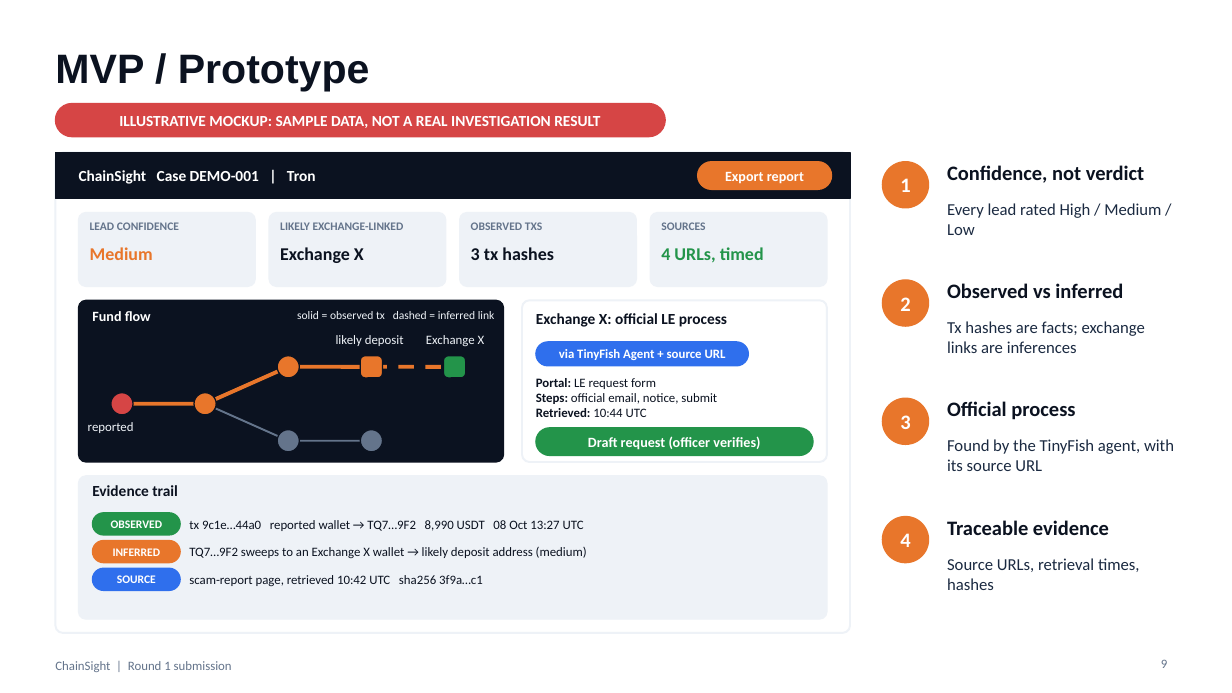
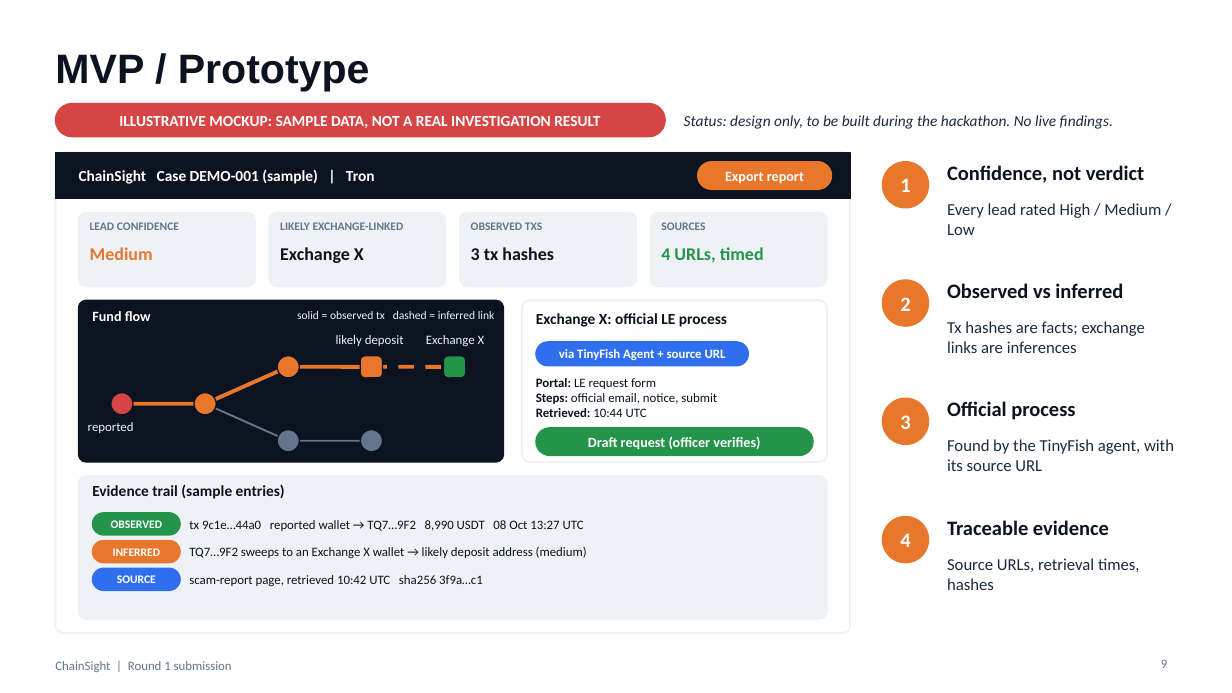
Before and after one commit to sharmaayush2506/ChainSight, a slide deck: slide 9 of docs/pitch/ChainSight_Round1_9slides.pptx. Drawn at 1232x693 pixels with LibreOffice and Linux fonts; fonts in the diff are those of the drawing. Boxes give left, top, right and bottom in pixels: in the first picture for what was removed or moved away, otherwise in the second. Text is boxed around its words. In the diff, an @@ line names an element or a change of style, - is before the commit and + after.

```diff
--- a/docs/pitch/ChainSight_Round1_9slides.pptx
+++ b/docs/pitch/ChainSight_Round1_9slides.pptx
@@ text added at (684, 115, 1113, 129), 12 pt, text #1B2A41, italic @@
+Status: design only, to be built during the hackathon. No live findings.
@@ text at (79, 169, 375, 184): text changed @@
-ChainSight Case DEMO-001 | Tron
+ChainSight Case DEMO-001 (sample) | Tron
@@ text at (92, 484, 285, 499): text changed @@
-Evidence trail
+Evidence trail (sample entries)
```
Also in this commit, not shown: 1 other slide changed, 1 other file.
